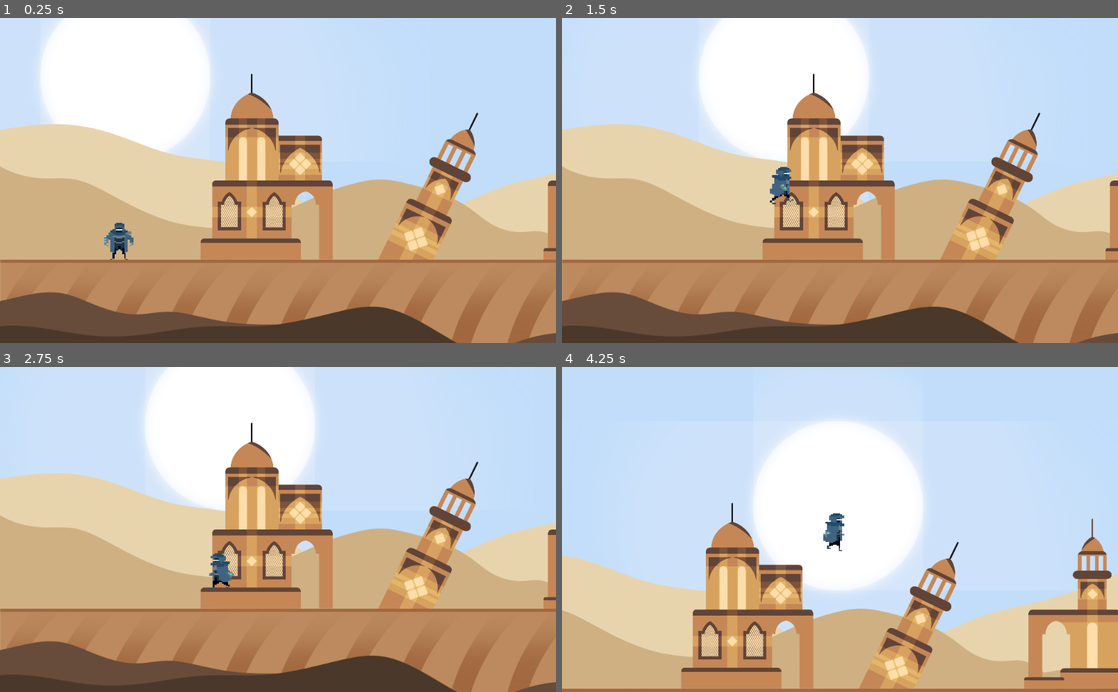
Above: before the commit, frames 1-4 (two rows, left to right).
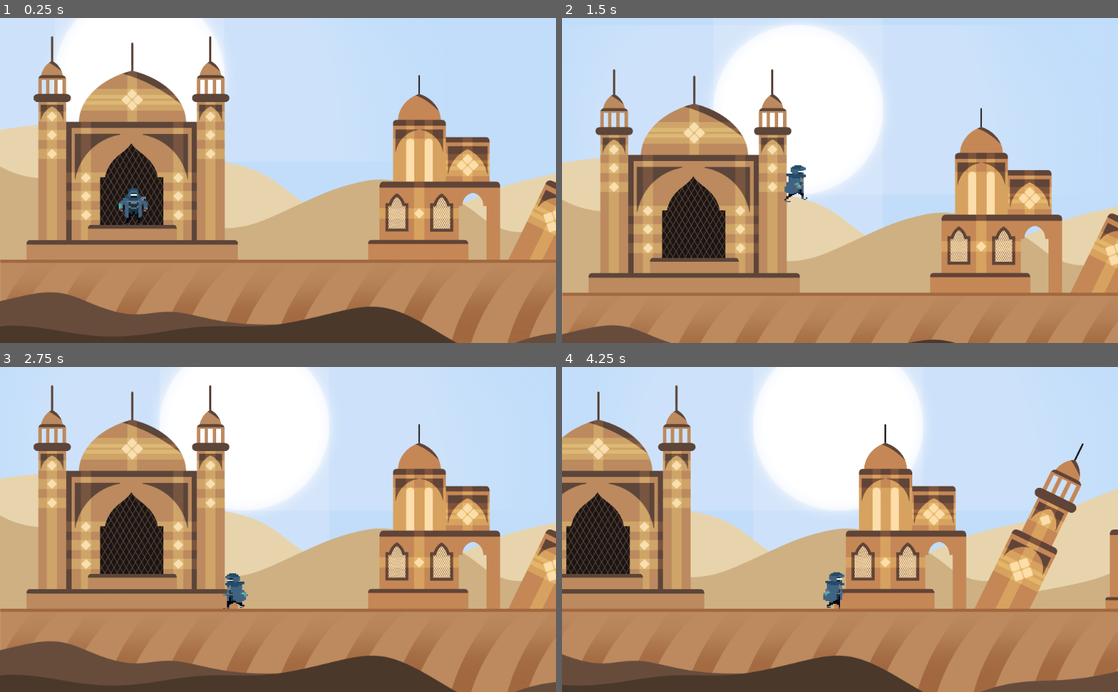
Above: after the commit, the same moments.

Repository: Craiky/csproject
Game: Godot game, scene res://MainScene.tscn
Two runs of this game, one before a commit and one after it. Both use one fixed random seed, a clock stepped at 60 frames per second and the inputs below.
Inputs:
- Up to frame 1 (0.25 s): no input
- Up to frame 2 (1.5 s): tap Enter at 0.5 s; hold Right (move_right) from 0.53 s (still down); tap Space (jump) at 0.77 s
- Up to frame 3 (2.75 s): tap Space (jump) at 1.52 s; release Right (move_right) at 2.03 s; hold Left (move_left) from 2.03 s (still down)
- Up to frame 4 (4.25 s): release Left (move_left) at 2.78 s; hold Right (move_right) from 2.78 s (still down); tap Space (jump) at 3.02, 3.77 s

The runs differ from the first frame. In frame 1, 34% of the frame differs, in the area x 4-100%, y 0-75%; in frame 2, 51%; in frame 3, 34%; in frame 4, 68%, in the area x 0-100%, y 0-100%.

Commit message:
new art.

Diff:
--- a/Aquifer_Bridge.tscn
+++ b/Aquifer_Bridge.tscn
@@ -3,7 +3,7 @@
 [ext_resource path="res://Sprites/Aquifer_Bridge_-_Day.png" type="Texture" id=1]
 
 [sub_resource type="RectangleShape2D" id=1]
-extents = Vector2( 1042, 21 )
+extents = Vector2( 1009, 21 )
 
 [sub_resource type="RectangleShape2D" id=2]
 extents = Vector2( 102.25, 17.75 )
@@ -16,20 +16,20 @@
 collision_mask = 0
 
 [node name="AquiferBridge-Day" type="Sprite" parent="."]
-position = Vector2( 32, -72 )
+position = Vector2( 32, -125 )
 texture = ExtResource( 1 )
 
 [node name="CollisionShape2D" type="CollisionShape2D" parent="."]
-position = Vector2( 43, -556 )
+position = Vector2( 10, -556 )
 shape = SubResource( 1 )
 one_way_collision = true
 
 [node name="CollisionShape2D2" type="CollisionShape2D" parent="."]
-position = Vector2( -897.25, -768.75 )
+position = Vector2( -859, -871 )
 shape = SubResource( 2 )
 one_way_collision = true
 
 [node name="CollisionShape2D3" type="CollisionShape2D" parent="."]
-position = Vector2( 922.5, -779.5 )
+position = Vector2( 892, -866 )
 shape = SubResource( 3 )
 one_way_collision = true
--- /dev/null
+++ b/End_Temple.tscn
@@ -0,0 +1,49 @@
+[gd_scene load_steps=7 format=2]
+
+[ext_resource path="res://Sprites/End_Temple.png" type="Texture" id=1]
+
+[sub_resource type="RectangleShape2D" id=3]
+extents = Vector2( 482, 22.5 )
+
+[sub_resource type="RectangleShape2D" id=4]
+extents = Vector2( 112, 29.5 )
+
+[sub_resource type="RectangleShape2D" id=5]
+extents = Vector2( 113.75, 28.75 )
+
+[sub_resource type="RectangleShape2D" id=6]
+extents = Vector2( 96.5, 10.5 )
+
+[sub_resource type="RectangleShape2D" id=7]
+extents = Vector2( 87.75, 10.5 )
+
+[node name="End_Temple" type="StaticBody2D"]
+
+[node name="EndTemple" type="Sprite" parent="."]
+position = Vector2( 143, -114 )
+texture = ExtResource( 1 )
+
+[node name="CollisionShape2D3" type="CollisionShape2D" parent="."]
+position = Vector2( 149, -251.5 )
+shape = SubResource( 3 )
+one_way_collision = true
+
+[node name="CollisionShape2D4" type="CollisionShape2D" parent="."]
+position = Vector2( -438, -449.5 )
+shape = SubResource( 4 )
+one_way_collision = true
+
+[node name="CollisionShape2D5" type="CollisionShape2D" parent="."]
+position = Vector2( 733.25, -449.75 )
+shape = SubResource( 5 )
+one_way_collision = true
+
+[node name="CollisionShape2D6" type="CollisionShape2D" parent="."]
+position = Vector2( -435.5, -608.5 )
+shape = SubResource( 6 )
+one_way_collision = true
+
+[node name="CollisionShape2D7" type="CollisionShape2D" parent="."]
+position = Vector2( 730.25, -608.5 )
+shape = SubResource( 7 )
+one_way_collision = true
--- /dev/null
+++ b/Ending.tscn
@@ -0,0 +1,16 @@
+[gd_scene load_steps=3 format=2]
+
+[ext_resource path="res://Sprites/End_Temple2.png" type="Texture" id=1]
+
+[sub_resource type="RectangleShape2D" id=1]
+extents = Vector2( 18.75, 423.875 )
+
+[node name="Ending" type="StaticBody2D"]
+
+[node name="EndTemple2" type="Sprite" parent="."]
+position = Vector2( -320, -212 )
+texture = ExtResource( 1 )
+
+[node name="CollisionShape2D" type="CollisionShape2D" parent="."]
+position = Vector2( 148.25, 82.125 )
+shape = SubResource( 1 )
--- a/MainScene.tscn
+++ b/MainScene.tscn
@@ -15,7 +15,10 @@
 [ext_resource path="res://Sprites/back_sand2.png" type="Texture" id=13]
 [ext_resource path="res://Sprites/front_sand2.png" type="Texture" id=14]
 [ext_resource path="res://Sprites/sky.png" type="Texture" id=15]
+[ext_resource path="res://Start_Temple.tscn" type="PackedScene" id=16]
 [ext_resource path="res://Sprites/sun.png" type="Texture" id=17]
+[ext_resource path="res://End_Temple.tscn" type="PackedScene" id=18]
+[ext_resource path="res://Ending.tscn" type="PackedScene" id=19]
 
 [sub_resource type="GDScript" id=1]
 script/source = "extends Sprite
@@ -59,12 +62,16 @@
 scale = Vector2( 0.5, -0.5 )
 
 [node name="ArchedTower" parent="." instance=ExtResource( 2 )]
-position = Vector2( 2753, -750 )
+position = Vector2( 3194, -750 )
 scale = Vector2( 0.5, 0.5 )
 
 [node name="Temple" parent="." instance=ExtResource( 4 )]
-position = Vector2( 1255, -808 )
+position = Vector2( 2026, -802 )
 scale = Vector2( 0.64, 0.64 )
+
+[node name="End_Temple" parent="." instance=ExtResource( 18 )]
+position = Vector2( 15490, -757 )
+scale = Vector2( 0.620806, 0.620806 )
 
 [node name="Tower" parent="." instance=ExtResource( 5 )]
 position = Vector2( 9483, -849 )
@@ -81,13 +88,21 @@
 position = Vector2( 7179, -286 )
 scale = Vector2( 0.862371, 0.862371 )
 
+[node name="Start_Temple" parent="." instance=ExtResource( 16 )]
+position = Vector2( 512, -850 )
+scale = Vector2( 0.624352, 0.624352 )
+
 [node name="Leaning Tower" parent="." instance=ExtResource( 6 )]
-position = Vector2( 1951, -323 )
+position = Vector2( 2592, -408 )
 scale = Vector2( 0.754792, 0.754792 )
 
 [node name="Player" parent="." instance=ExtResource( 1 )]
-position = Vector2( 577, -506 )
+position = Vector2( 643, -647 )
 scale = Vector2( 0.174592, 0.109801 )
+
+[node name="Ending" parent="." instance=ExtResource( 19 )]
+position = Vector2( 15777, -696 )
+scale = Vector2( 0.620806, 0.620806 )
 
 [node name="Camera2D" type="Camera2D" parent="."]
 position = Vector2( 954, -498 )
--- a/Player.gd
+++ b/Player.gd
@@ -75,6 +75,6 @@
 
 func isDead():
 	if position.y > 800:
-		position.y = -500
-		position.x = 500
+		position.y = -647
+		position.x = 643
 		print("you died")
--- /dev/null
+++ b/Start_Temple.tscn
@@ -0,0 +1,65 @@
+[gd_scene load_steps=9 format=2]
+
+[ext_resource path="res://Sprites/Start_Temple.png" type="Texture" id=1]
+
+[sub_resource type="RectangleShape2D" id=1]
+extents = Vector2( 778.5, 16 )
+
+[sub_resource type="RectangleShape2D" id=2]
+extents = Vector2( 327, 14.5 )
+
+[sub_resource type="RectangleShape2D" id=3]
+extents = Vector2( 482, 22.5 )
+
+[sub_resource type="RectangleShape2D" id=4]
+extents = Vector2( 112, 29.5 )
+
+[sub_resource type="RectangleShape2D" id=5]
+extents = Vector2( 113.75, 28.75 )
+
+[sub_resource type="RectangleShape2D" id=6]
+extents = Vector2( 96.5, 10.5 )
+
+[sub_resource type="RectangleShape2D" id=7]
+extents = Vector2( 87.75, 10.5 )
+
+[node name="Start_Temple" type="StaticBody2D"]
+
+[node name="StartTemple" type="Sprite" parent="."]
+position = Vector2( 172, -112 )
+texture = ExtResource( 1 )
+
+[node name="CollisionShape2D" type="CollisionShape2D" parent="."]
+position = Vector2( 155.5, 617 )
+shape = SubResource( 1 )
+one_way_collision = true
+
+[node name="CollisionShape2D2" type="CollisionShape2D" parent="."]
+position = Vector2( 155, 501.5 )
+shape = SubResource( 2 )
+one_way_collision = true
+
+[node name="CollisionShape2D3" type="CollisionShape2D" parent="."]
+position = Vector2( 149, -251.5 )
+shape = SubResource( 3 )
+one_way_collision = true
+
+[node name="CollisionShape2D4" type="CollisionShape2D" parent="."]
+position = Vector2( -438, -449.5 )
+shape = SubResource( 4 )
+one_way_collision = true
+
+[node name="CollisionShape2D5" type="CollisionShape2D" parent="."]
+position = Vector2( 733.25, -449.75 )
+shape = SubResource( 5 )
+one_way_collision = true
+
+[node name="CollisionShape2D6" type="CollisionShape2D" parent="."]
+position = Vector2( -435.5, -608.5 )
+shape = SubResource( 6 )
+one_way_collision = true
+
+[node name="CollisionShape2D7" type="CollisionShape2D" parent="."]
+position = Vector2( 730.25, -608.5 )
+shape = SubResource( 7 )
+one_way_collision = true
Not shown: 1 places in MainScene.tscn that only renumber resources
Binary file changed: Sprites/Aquifer_Bridge_-_Day.png
Binary file added: Sprites/End_Temple.png
Not shown, added: Sprites/End_Temple.png.import
Binary file added: Sprites/End_Temple2.png
Not shown, added: Sprites/End_Temple2.png.import
Binary file added: Sprites/Start_Temple.png
Not shown, added: Sprites/Start_Temple.png.import
